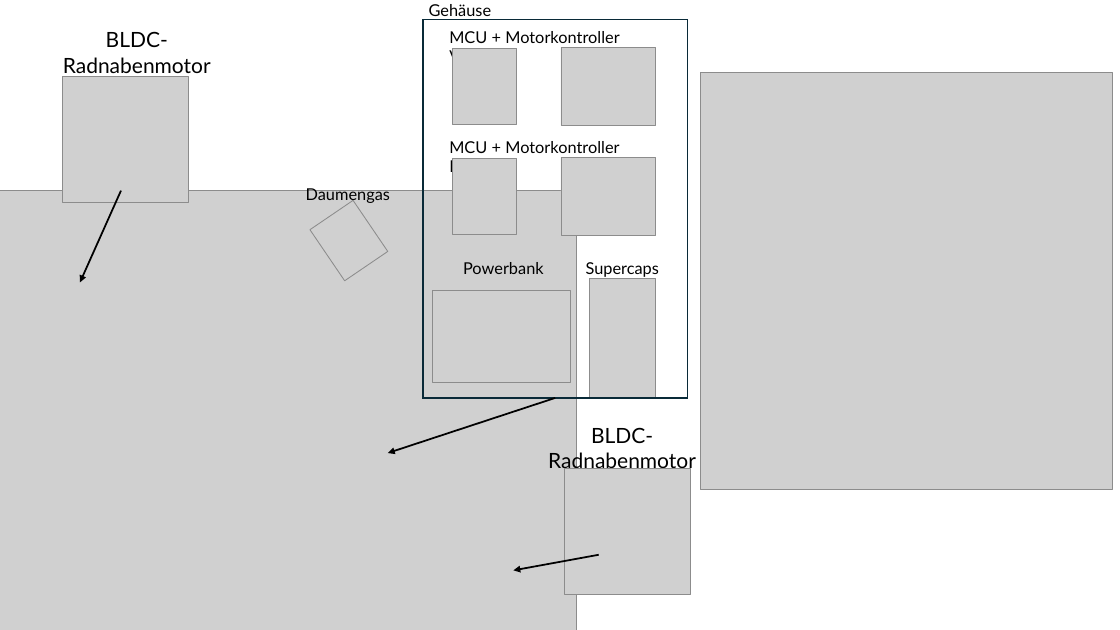
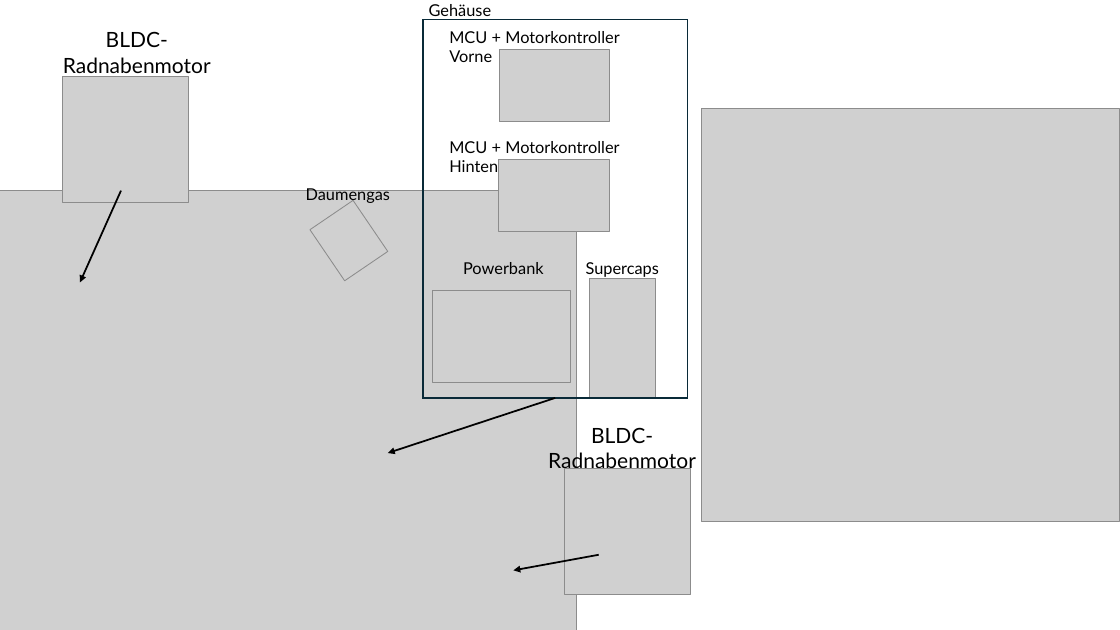
Before and after one commit to Solaire-42/kers, a slide deck: slide 3 of Projectmanagement/project_management_figures.pptx. Drawn at 1120x630 pixels with LibreOffice and Linux fonts; fonts in the diff are those of the drawing; grey boxes stand for pictures. Boxes give left, top, right and bottom in pixels: in the first picture for what was removed or moved away, otherwise in the second. Text is boxed around its words. In the diff, an @@ line names an element or a change of style, - is before the commit and + after.

```diff
--- a/Projectmanagement/project_management_figures.pptx
+++ b/Projectmanagement/project_management_figures.pptx
@@ picture removed at (453, 48, 518, 124) @@
@@ picture added at (499, 50, 609, 122) @@
@@ picture removed at (561, 47, 656, 126) @@
@@ picture: place and size @@
-picture at (700, 72, 1112, 489)
+picture at (702, 108, 1120, 521)
@@ picture removed at (453, 159, 518, 235) @@
@@ picture added at (499, 160, 609, 232) @@
@@ picture removed at (561, 157, 656, 236) @@
```
Also in this commit, not shown: 1 other file.
